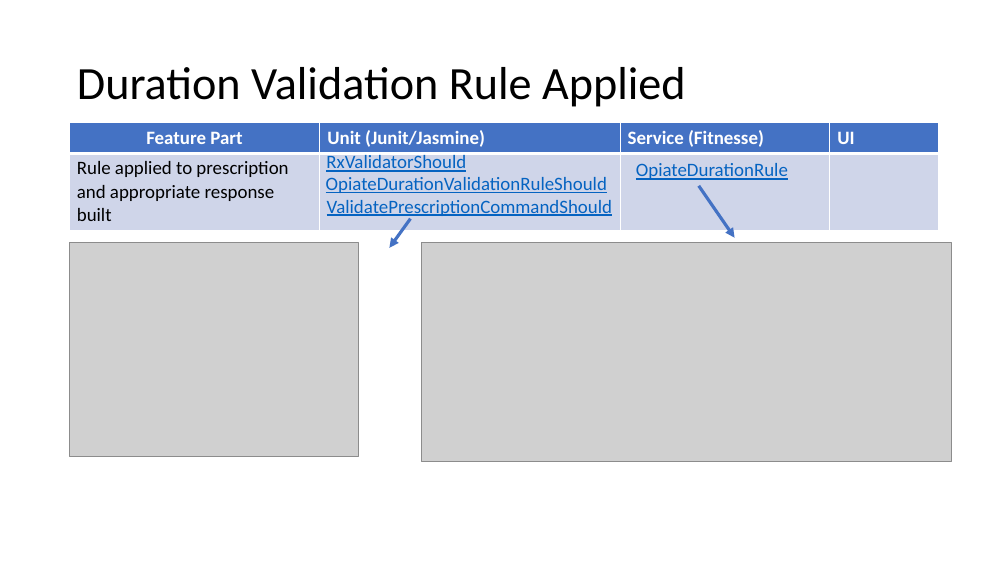
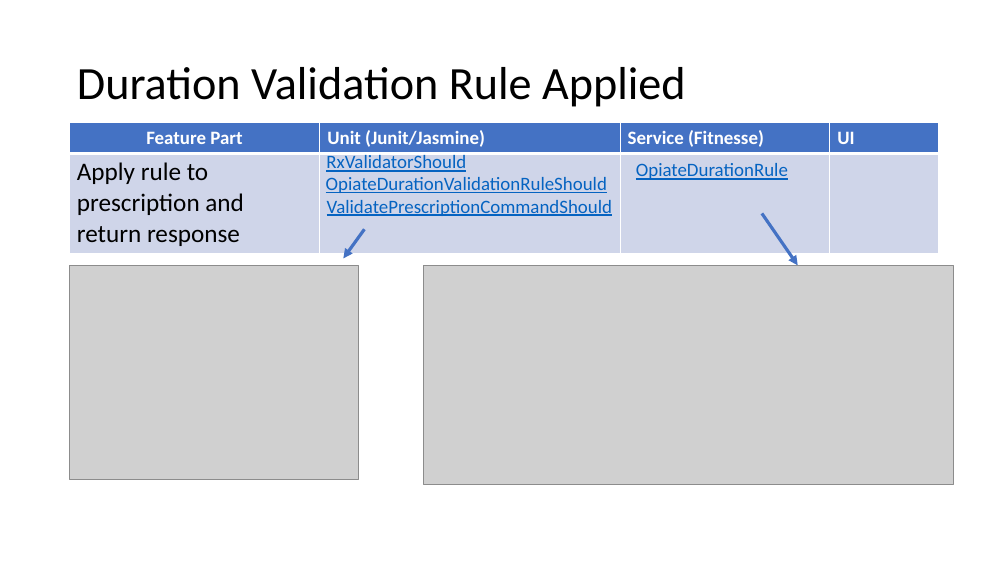
Before and after one commit to weaverj/testpyramidexample, a slide deck: slide 11 of Test Pyramid Presentation.pptx. Drawn at 1008x567 pixels with LibreOffice and Linux fonts; fonts in the diff are those of the drawing; grey boxes stand for pictures; background and template pictures are left out. Boxes give left, top, right and bottom in pixels: in the first picture for what was removed or moved away, otherwise in the second. Text is boxed around its words. In the diff, an @@ line names an element or a change of style, - is before the commit and + after.

```diff
--- a/Test Pyramid Presentation.pptx
+++ b/Test Pyramid Presentation.pptx
@@ table at box(70, 123, 938, 252) @@
-row 2, column 1: Rule applied to prescription and appropriate response built
+row 2, column 1: Apply rule to prescription and return response
@@ arrow moved from (411, 219) - (389, 248) to (364, 229) - (343, 259) @@
@@ arrow moved from (699, 186) - (735, 237) to (762, 213) - (798, 265) @@
@@ picture: place and size @@
-picture at box(70, 243, 359, 457)
+picture at box(70, 265, 359, 479)
@@ picture: place and size @@
-picture at box(422, 243, 952, 462)
+picture at box(423, 265, 954, 485)
```
Also in this commit, not shown: 9 other slides changed.
